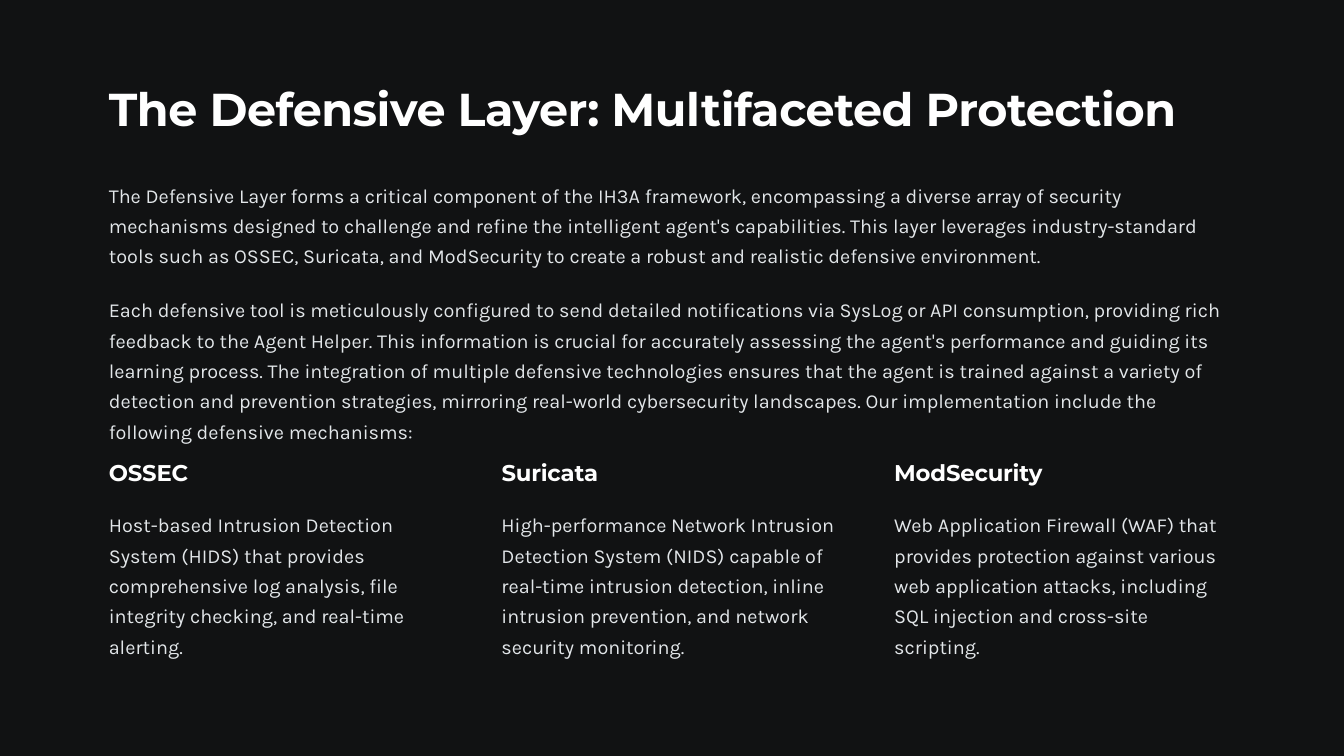
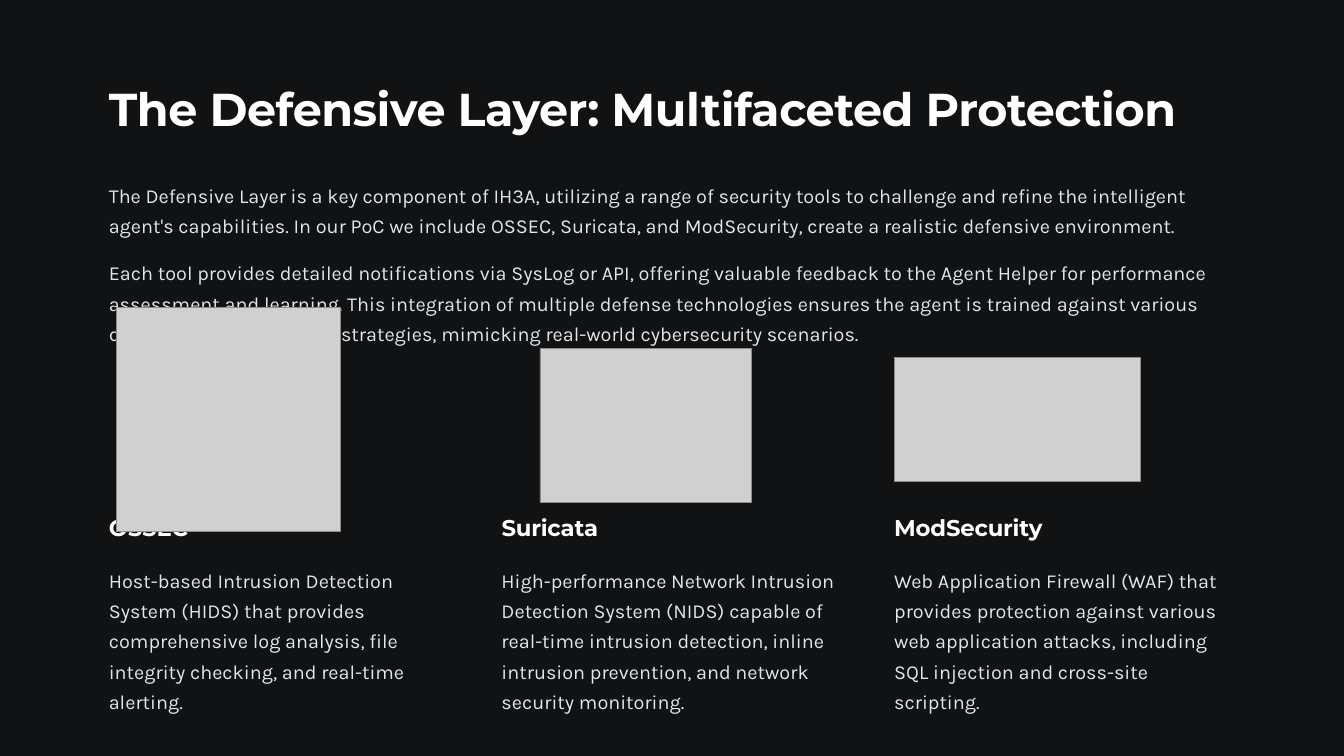
Before and after one commit to flacman/IH3A, a slide deck: slide 4 of IH3A-Intelligent-Hacking-Auto-Attacking-Agent-Framework.pptx. Drawn at 1344x756 pixels with LibreOffice and Linux fonts; fonts in the diff are those of the drawing; grey boxes stand for pictures; background and template pictures are left out. Boxes give left, top, right and bottom in pixels: in the first picture for what was removed or moved away, otherwise in the second. Text is boxed around its words. In the diff, an @@ line names an element or a change of style, - is before the commit and + after.

```diff
--- a/IH3A-Intelligent-Hacking-Auto-Attacking-Agent-Framework.pptx
+++ b/IH3A-Intelligent-Hacking-Auto-Attacking-Agent-Framework.pptx
@@ text at box(109, 189, 1185, 238): text changed @@
-The Defensive Layer forms a critical component of the IH3A framework, encompassing a diverse array of security mechanisms designed to challenge and refine the intelligent agent's capabilities. This layer leverages industry-standard tools such as OSSEC, Suricata, and ModSecurity to create a robust and realistic defensive environment.
+The Defensive Layer is a key component of IH3A, utilizing a range of security tools to challenge and refine the intelligent agent's capabilities. In our PoC we include OSSEC, Suricata, and ModSecurity, create a realistic defensive environment.
@@ text at box(109, 266, 1206, 347): text changed @@
-Each defensive tool is meticulously configured to send detailed notifications via SysLog or API consumption, providing rich feedback to the Agent Helper. This information is crucial for accurately assessing the agent's performance and guiding its learning process. The integration of multiple defensive technologies ensures that the agent is trained against a variety of detection and prevention strategies, mirroring real-world cybersecurity landscapes. Our implementation include the following defensive mechanisms:
+Each tool provides detailed notifications via SysLog or API, offering valuable feedback to the Agent Helper for performance assessment and learning. This integration of multiple defense technologies ensures the agent is trained against various detection and prevention strategies, mimicking real-world cybersecurity scenarios.
@@ picture added at box(117, 307, 341, 532) @@
@@ picture added at box(540, 348, 752, 501) @@
@@ picture added at box(895, 358, 1142, 481) @@
@@ 6 texts: place and size @@
-6 texts at box(109, 463, 1217, 659)
+6 texts at box(109, 514, 1217, 714)
```
Also in this commit, not shown: 4 other slides changed, 1 slide removed, 5 other files.
